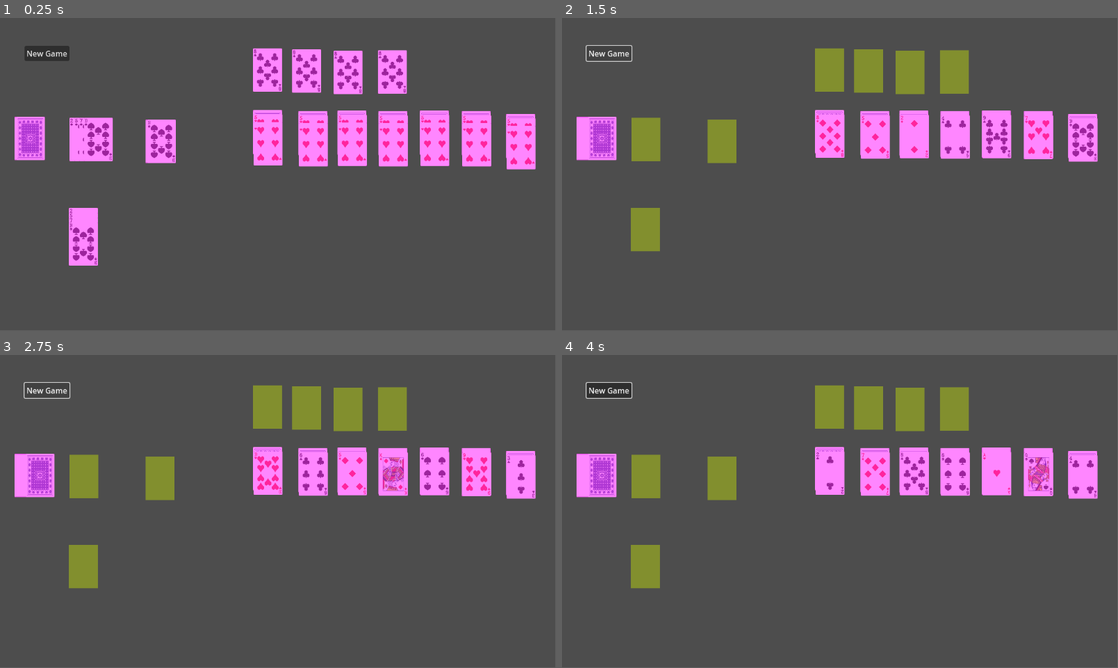
Above: before the commit, frames 1-4 (two rows, left to right).
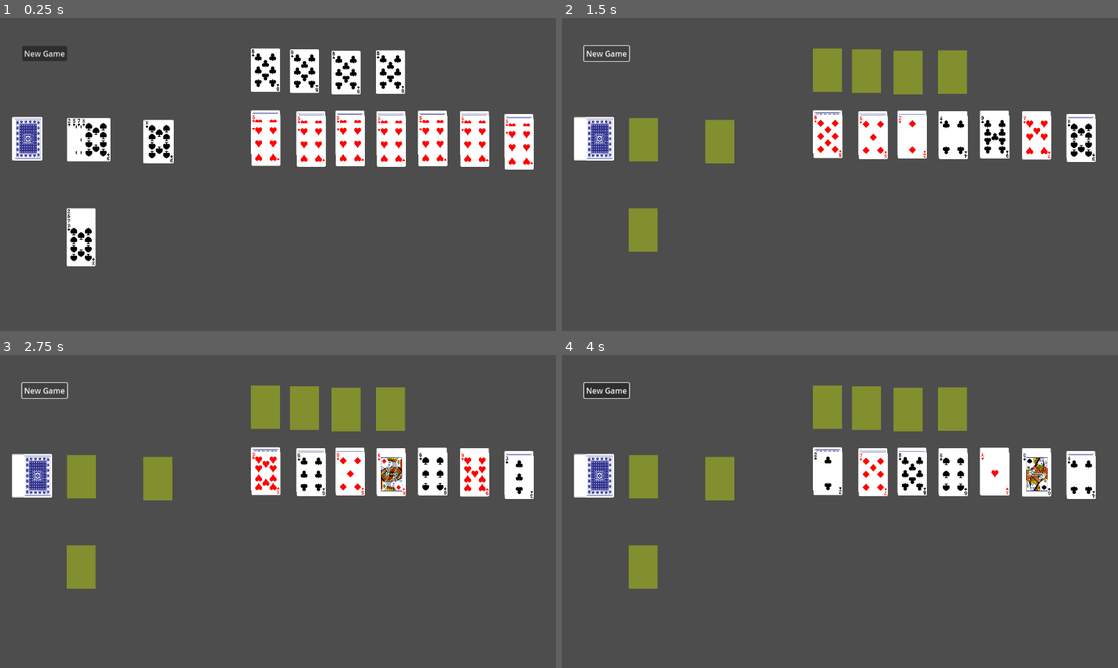
Above: after the commit, the same moments.

Repository: blackears/godotSolitaire
Game: Godot game, scene res://scene/card_table.tscn
Same seed, same stepped clock (60 frames per second), same inputs: the game is played once before the commit and once after it.
Inputs (mouse positions are in pixels of both pictures, inside the frame that each line leads up to):
- Up to frame 1 (0.25 s): no input
- Up to frame 2 (1.5 s): click "New Game" at 0.5 s; click "New Game" at 1.25 s
- Up to frame 3 (2.75 s): click "New Game" at 2 s
- Up to frame 4 (4 s): tap Enter at 2.75 s; move the mouse to (962, 495) at 2.77 s; click (962, 495) at 2.92 s; tap Space at 3.5 s; drag from (728, 527) to (578, 455) at 3.52 s
In our replay, the window is 799x449 before the commit and 800x450 after it. These sizes can differ from the game's own. Grey fills any space a smaller window leaves; there, only what the larger window draws over its background counts as a difference.

The runs differ from the first frame. In frame 1, 14% of the frame differs, in the area x 2-97%, y 8-80%; in frame 2, 8.3%; in frame 3, 8.3%; in frame 4, 8.3%.

Commit message:
Can now drop king on empty column.

Diff:
--- a/project.godot
+++ b/project.godot
@@ -15,6 +15,10 @@
 config/features=PackedStringArray("4.0", "GL Compatibility")
 config/icon="res://icon.svg"
 
+[display]
+
+window/stretch/mode="viewport"
+
 [rendering]
 
 renderer/rendering_method="gl_compatibility"
--- a/scene/card_body.tscn
+++ b/scene/card_body.tscn
@@ -15,4 +15,5 @@
 shape = SubResource("RectangleShape2D_1f7g0")
 
 [node name="pick_rect" parent="." instance=ExtResource("3_4il4r")]
+visible = false
 color = Color(1, 0.231373, 1, 0.615686)
--- a/scene/card_table.gd
+++ b/scene/card_table.gd
@@ -35,6 +35,14 @@
 # Called when the node enters the scene tree for the first time.
 func _ready():
 	#$draw_pile.selected.connect()
+
+#	$col_down_0.up_stack = $col_up_0.get_path()
+#	$col_down_1.up_stack = $col_up_1.get_path()
+#	$col_down_2.up_stack = $col_up_2.get_path()
+#	$col_down_3.up_stack = $col_up_3.get_path()
+#	$col_down_4.up_stack = $col_up_4.get_path()
+#	$col_down_5.up_stack = $col_up_5.get_path()
+#	$col_down_6.up_stack = $col_up_6.get_path()
 
 	#print("rank: %s" % rank)
 	pass # Replace with function body.
--- a/scene/card_table.tscn
+++ b/scene/card_table.tscn
@@ -35,18 +35,22 @@
 [node name="goal_0" parent="." instance=ExtResource("8_n4dn6")]
 position = Vector2(525, 63)
 cards = Array[Resource("res://script/card.gd")]([ExtResource("9_xh8ta")])
+card_offset = Vector2(0, 1)
 
 [node name="goal_1" parent="." instance=ExtResource("8_n4dn6")]
 position = Vector2(606, 65)
 cards = Array[Resource("res://script/card.gd")]([ExtResource("9_xh8ta")])
+card_offset = Vector2(0, 1)
 
 [node name="goal_2" parent="." instance=ExtResource("8_n4dn6")]
 position = Vector2(692, 68)
 cards = Array[Resource("res://script/card.gd")]([ExtResource("9_xh8ta")])
+card_offset = Vector2(0, 1)
 
 [node name="goal_3" parent="." instance=ExtResource("8_n4dn6")]
 position = Vector2(784, 67)
 cards = Array[Resource("res://script/card.gd")]([ExtResource("9_xh8ta")])
+card_offset = Vector2(0, 1)
 
 [node name="col_down_0" parent="." instance=ExtResource("9_1iim2")]
 position = Vector2(525, 191)
@@ -124,6 +128,9 @@
 offset_bottom = 89.0
 text = "New Game"
 
+[node name="Camera2D" type="Camera2D" parent="."]
+position = Vector2(581, 324)
+
 [connection signal="drag_started" from="draw_pile" to="." method="_on_draw_pile_drag_started"]
 [connection signal="selected" from="draw_pile" to="." method="_on_draw_pile_selected"]
 [connection signal="drag_started" from="hand" to="." method="_on_hand_drag_started"]
--- a/scene/column_down_stack.gd
+++ b/scene/column_down_stack.gd
@@ -28,22 +28,28 @@
 
 @export var up_stack:NodePath
 
-func _can_drop(cards:Array[Card])->bool:
+func _can_drop(drop_cards:Array[Card])->bool:
+	var up_stack_local:CardStackBody = get_node(up_stack)
+
+	if !up_stack_local.cards.is_empty():
+		return false
+
 	if !cards.is_empty():
 		return false
 
-	if cards[0].rank == Card.Rank.KING:
+	if drop_cards[0].rank == Card.Rank.KING:
 		return true
 
 	return false
 
 
 func _drop(drop_stack:CardStackBody):
+	var up_stack_local:CardStackBody = get_node(up_stack)
 	var card_stack:Array[Card] = drop_stack.cards
 
 	var e:Array[Card] = []
 	drop_stack.cards = e
-	cards = card_stack
+	up_stack_local.cards = card_stack
 
 
 
@@ -52,11 +58,11 @@
 	if cards.is_empty():
 		return
 
-	var up_stack:CardStackBody = get_node(up_stack)
+	var up_stack_local:CardStackBody = get_node(up_stack)
 
-	if up_stack.cards.is_empty():
+	if up_stack_local.cards.is_empty():
 		var cur_stack:Array[Card] = cards
 
 		var new_card = cur_stack.pop_back()
-		up_stack.cards = [new_card]
+		up_stack_local.cards = [new_card]
 		cards = cur_stack
--- a/scene/column_down_stack.tscn
+++ b/scene/column_down_stack.tscn
@@ -5,7 +5,7 @@
 
 [node name="column_down_stack" instance=ExtResource("1_d6k1i")]
 script = ExtResource("2_o65ql")
-up_stack = null
+up_stack = NodePath("")
 card_offset = Vector2(0, 2)
 face_up = false
 
--- a/script/card_stack.gd
+++ b/script/card_stack.gd
@@ -36,6 +36,9 @@
 		new_cards.append(cards[idx])
 		cards.remove_at(idx)
 
+	#print("--shuffle")
+#	for c in new_cards:
+#		print("c %s" % str(c))
 	cards = new_cards
 
 func draw_cards(num_cards:int)->Array[Card]:
Not shown, added: LICENSE.txt
Not shown: 1 places in scene/card_body.tscn that only renumber resources
Not shown, changed: .gitignore
